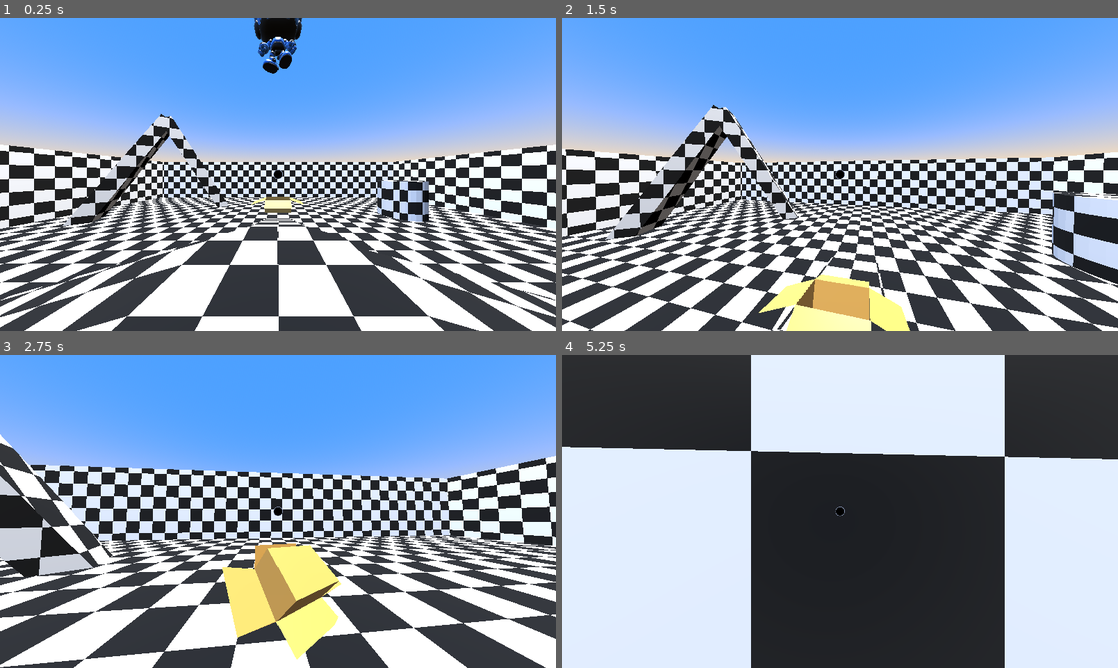
Above: before the commit, frames 1-4 (two rows, left to right).
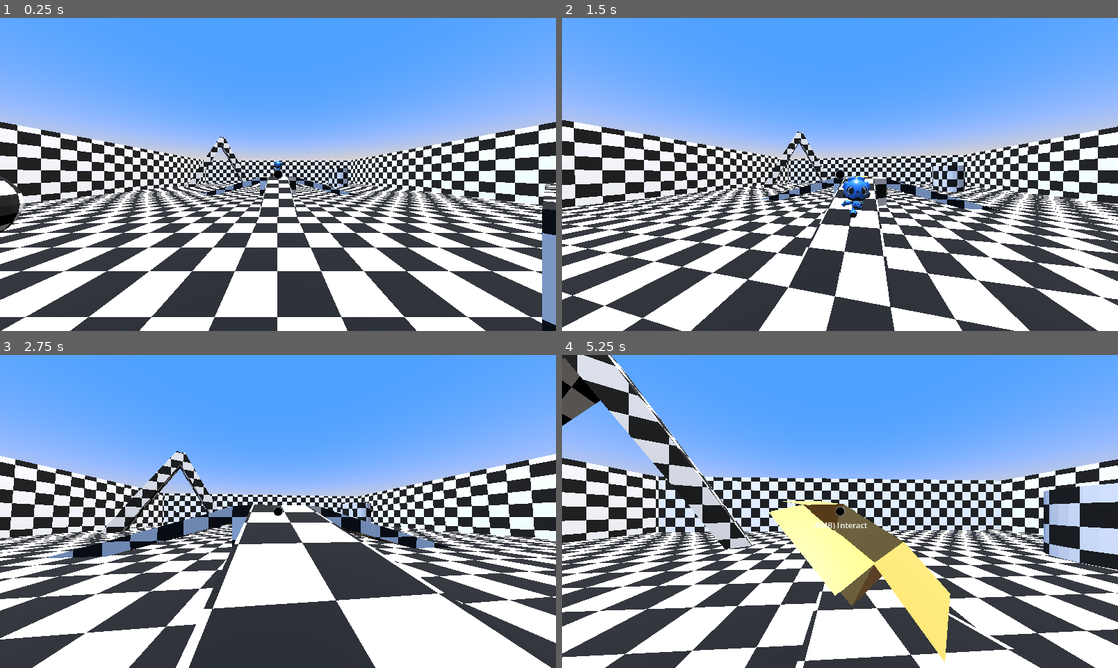
Above: after the commit, the same moments.

Repository: apet2929/brackeys-jam-16
Game: Godot game, scene res://scenes/pathing_test.tscn
Same seed, same stepped clock (60 frames per second), same inputs: the game is played once before the commit and once after it. This scene is started directly instead of the project's main scene.
Inputs (mouse positions are in pixels of both pictures, inside the frame that each line leads up to):
- Up to frame 1 (0.25 s): no input
- Up to frame 2 (1.5 s): tap Enter (ui_accept) at 0.5 s; move the mouse to (867, 174) at 0.52 s; hold Ctrl (crouch, bound only after the commit) 0.53-1.28 s; hold W (forward) from 0.53 s (still down); click (867, 174) at 0.67 s; tap Space (jump) at 0.77 s; move the mouse to (812, 174) at 1.27 s; right-click (812, 174) at 1.35 s
- Up to frame 3 (2.75 s): keep holding W (forward); tap Space (jump) at 1.52 s; tap Ctrl (crouch, bound only after the commit) at 1.55 s; move the mouse to (289, 505) at 2.02 s; hold Ctrl (crouch, bound only after the commit) from 2.03 s (still down)
- Up to frame 4 (5.25 s): keep holding W (forward); move the mouse to (834, 517) at 2.77 s; release Ctrl (crouch, bound only after the commit) at 2.78 s; tap Ctrl (crouch, bound only after the commit) at 2.85, 4.35 s; click (834, 517) at 2.92 s; tap Space (jump) at 3.02, 3.77, 4.52 s; move the mouse to (878, 514) at 3.52 s; hold Ctrl (crouch, bound only after the commit) 3.53-4.28 s; right-click (878, 514) at 3.6 s; move the mouse to (795, 508) at 4.27 s; move the mouse to (845, 511) at 5.02 s; hold Ctrl (crouch, bound only after the commit) from 5.03 s (still down); click (845, 511) at 5.17 s

The runs differ from the first frame. In frame 1, 40% of the frame differs, in the area x 0-100%, y 0-100%; in frame 2, 41%; in frame 3, 40%; in frame 4, 87%.

Commit message:
NPC chase

Diff:
--- a/assets/gobot/gobot_skin.gd
+++ b/assets/gobot/gobot_skin.gd
@@ -3,7 +3,7 @@
 signal foot_step
 
 @export var gobot_model: MeshInstance3D
-#@export var blink = true : set = set_blink
+var blink = true : set = set_blink
 @export var left_eye_mat_override: String
 @export var right_eye_mat_override: String
 @export var open_eye: CompressedTexture2D
@@ -25,11 +25,11 @@
 @onready var left_eye_mat: StandardMaterial3D = gobot_model.get(left_eye_mat_override)
 @onready var right_eye_mat: StandardMaterial3D = gobot_model.get(right_eye_mat_override)
 
-
 func _ready():
 	blink_timer.connect(
 			"timeout",
 			func():
+				print("blink eyes")
 				left_eye_mat.albedo_texture = close_eye
 				right_eye_mat.albedo_texture = close_eye
 				closed_eyes_timer.start(0.2)
@@ -38,21 +38,21 @@
 	closed_eyes_timer.connect(
 			"timeout",
 			func():
+				print("closed eyes")
 				left_eye_mat.albedo_texture = open_eye
 				right_eye_mat.albedo_texture = open_eye
 				blink_timer.start(randf_range(1.0, 8.0))
 	)
 
-
-##func set_blink(state: bool):
-	##if blink == state:
-	##	return
-	##blink = state
-	##if blink:
-	##	blink_timer.start(0.2)
-	##else:
-		#blink_timer.stop()
-	##	closed_eyes_timer.stop()
+func set_blink(state: bool):
+	if blink == state:
+		return
+	blink = state
+	if blink:
+		blink_timer.start(0.2)
+	else:
+		blink_timer.stop()
+		closed_eyes_timer.stop()
 
 
 func set_move_speed(value: float):
--- a/assets/gobot/gobot_skin.tscn
+++ b/assets/gobot/gobot_skin.tscn
@@ -2087,14 +2087,9 @@
 nodes/StateMachine/position = Vector2(0, 80)
 node_connections = [&"output", 0, &"HurtShot", &"FlipShot", 0, &"StateMachine", &"FlipShot", 1, &"Flip", &"HurtShot", 0, &"FlipShot", &"HurtShot", 1, &"Animation"]
 
-[sub_resource type="CapsuleShape3D" id="CapsuleShape3D_ydmyw"]
-radius = 0.5595703
-height = 1.6956482
-
 [node name="GobotSkin" type="Node3D" unique_id=2033172317 node_paths=PackedStringArray("gobot_model")]
 script = ExtResource("1_rwke8")
 gobot_model = NodePath("gobot/Armature/Skeleton3D/Gobot")
-blink = false
 left_eye_mat_override = "surface_material_override/1"
 right_eye_mat_override = "surface_material_override/2"
 open_eye = ExtResource("3_aysq5")
@@ -2107,14 +2102,14 @@
 bones/0/rotation = Quaternion(0.77254915, 0.10769103, -0.13622104, 0.61074907)
 bones/1/position = Vector3(-0.109875, 0.0989111, -0.0510765)
 bones/1/rotation = Quaternion(0.6793683, -0.31008515, 0.39223418, 0.5370832)
-bones/2/position = Vector3(0, 0.3494732, 0)
-bones/2/rotation = Quaternion(0.06974139, 0.020754706, -0.001451308, 0.9973482)
-bones/3/rotation = Quaternion(1, -5.8109486e-11, -7.50308e-08, 3.725919e-09)
-bones/4/rotation = Quaternion(-0.5024479, -0.1402257, -0.051339477, 0.8516145)
-bones/5/rotation = Quaternion(0.39230862, 1.0607831e-06, -1.3391105e-05, 0.91983366)
-bones/6/rotation = Quaternion(-0.22890843, 0.5406991, 0.23643968, 0.7741717)
-bones/7/rotation = Quaternion(0.5294864, -9.90264e-07, 1.8125193e-05, 0.84831846)
-bones/8/rotation = Quaternion(-0.6872175, -0.25577042, -0.6174834, 0.28465405)
+bones/2/position = Vector3(0, 0.35169485, 0)
+bones/2/rotation = Quaternion(0.06975627, 0.0022724688, -0.00015890591, 0.99756145)
+bones/3/rotation = Quaternion(1, 1.2262024e-12, -7.55077e-08, 7.4505797e-09)
+bones/4/rotation = Quaternion(-0.48914942, -0.1582608, -0.058170453, 0.85574675)
+bones/5/rotation = Quaternion(0.38700724, 1.0453317e-06, -1.3217161e-05, 0.92207676)
+bones/6/rotation = Quaternion(-0.23857446, 0.5239641, 0.22308753, 0.78662306)
+bones/7/rotation = Quaternion(0.51908314, -9.932422e-07, 1.7773198e-05, 0.8547238)
+bones/8/rotation = Quaternion(-0.71088487, -0.24441987, -0.590082, 0.29445735)
 bones/9/rotation = Quaternion(2.1693694e-07, 5.3554083e-07, -0.3950289, 0.91866875)
 bones/10/rotation = Quaternion(-0.28973204, -0.6374582, -0.21743803, 0.6800171)
 bones/11/rotation = Quaternion(0.48790604, -0.017439902, 0.008545421, 0.87268007)
@@ -2122,7 +2117,7 @@
 bones/13/rotation = Quaternion(-0.5023331, 1.5004906e-05, -2.8505408e-05, 0.86467415)
 bones/14/rotation = Quaternion(-0.3712239, -0.0019769794, 0.0058536893, 0.9285228)
 bones/15/rotation = Quaternion(-0.5023331, 1.4999904e-05, -2.8506805e-05, 0.86467415)
-bones/16/rotation = Quaternion(-0.62740916, 0.28090614, 0.6781678, 0.25988048)
+bones/16/rotation = Quaternion(-0.6003543, 0.29087344, 0.70223117, 0.248674)
 bones/17/rotation = Quaternion(2.2720293e-07, -5.847489e-07, 0.3950289, 0.91866875)
 bones/18/rotation = Quaternion(-0.28973204, 0.6374582, 0.21743803, 0.6800171)
 bones/19/rotation = Quaternion(0.48790604, 0.017439902, -0.008545411, 0.87268007)
@@ -2167,10 +2162,4 @@
 parameters/HurtShot/request = 0
 parameters/StateMachine/Move/Add2/add_amount = 1.0
 
-[node name="CharacterBody3D" type="CharacterBody3D" parent="." unique_id=1357679020]
-
-[node name="CollisionShape3D" type="CollisionShape3D" parent="CharacterBody3D" unique_id=54401917]
-transform = Transform3D(1, 0, 0, 0, 1, 0, 0, 0, 1, 0, 0.665612, 0)
-shape = SubResource("CapsuleShape3D_ydmyw")
-
 [editable path="gobot"]
--- a/project.godot
+++ b/project.godot
@@ -60,6 +60,11 @@
 "events": [Object(InputEventMouseButton,"resource_local_to_scene":false,"resource_name":"","device":-1,"window_id":0,"a …(257 unchanged characters)…
 ]
 }
+crouch={
+"deadzone": 0.2,
+"events": [Object(InputEventKey,"resource_local_to_scene":false,"resource_name":"","device":-1,"window_id":0,"alt_pressed":false,"shift_pressed":false,"ctrl_pressed":false,"meta_pressed":false,"pressed":false,"keycode":0,"physical_keycode":4194326,"key_label":0,"unicode":0,"location":0,"echo":false,"script":null)
+]
+}
 
 [physics]
 
--- /dev/null
+++ b/scenes/npc.tscn
@@ -0,0 +1,32 @@
+[gd_scene format=3 uid="uid://bovaiyxxqciui"]
+
+[ext_resource type="Script" uid="uid://c78rd5w6n7ai5" path="res://scripts/npc_movement.gd" id="1_abqhh"]
+[ext_resource type="PackedScene" uid="uid://cy36aygvs66pn" path="res://assets/gobot/gobot_skin.tscn" id="2_rv78h"]
+[ext_resource type="Script" uid="uid://cokpr7q6t46a0" path="res://scripts/npc_collisions.gd" id="3_rv78h"]
+
+[sub_resource type="CapsuleShape3D" id="CapsuleShape3D_5y2tm"]
+radius = 0.5595703
+height = 1.6956482
+
+[sub_resource type="CapsuleShape3D" id="CapsuleShape3D_ydmyw"]
+radius = 0.61035156
+height = 1.6668701
+
+[node name="npc" type="CharacterBody3D" unique_id=2075161850]
+script = ExtResource("1_abqhh")
+
+[node name="CollisionShape3D" type="CollisionShape3D" parent="." unique_id=1520646975]
+transform = Transform3D(1, 0, 0, 0, 1, 0, 0, 0, 1, 0, 0.665612, 0)
+shape = SubResource("CapsuleShape3D_5y2tm")
+
+[node name="GobotSkin2" parent="." unique_id=2033172317 instance=ExtResource("2_rv78h")]
+transform = Transform3D(-1, 0, -8.742278e-08, 0, 1, 0, 8.742278e-08, 0, -1, 0, -0.014291406, 0)
+
+[node name="NavigationAgent3D" type="NavigationAgent3D" parent="." unique_id=201853479]
+
+[node name="Area3D" type="Area3D" parent="." unique_id=620865454]
+script = ExtResource("3_rv78h")
+
+[node name="CollisionShape3D" type="CollisionShape3D" parent="Area3D" unique_id=1450279010]
+transform = Transform3D(1, 0, 0, 0, 1, 0, 0, 0, 1, 0, 0.662588, 0)
+shape = SubResource("CapsuleShape3D_ydmyw")
--- a/scenes/pathing_test.tscn
+++ b/scenes/pathing_test.tscn
@@ -2,8 +2,8 @@
 
 [ext_resource type="PackedScene" uid="uid://dxbcoagxb86wv" path="res://scenes/player.tscn" id="1_1ma6d"]
 [ext_resource type="PackedScene" uid="uid://cwj6otb0ncbxh" path="res://scenes/box.tscn" id="2_5y2tm"]
-[ext_resource type="PackedScene" uid="uid://cy36aygvs66pn" path="res://assets/gobot/gobot_skin.tscn" id="3_a0phv"]
 [ext_resource type="PackedScene" uid="uid://b50ifj6jw7wrf" path="res://scenes/test_environment.tscn" id="4_5y2tm"]
+[ext_resource type="PackedScene" uid="uid://bovaiyxxqciui" path="res://scenes/npc.tscn" id="4_a0phv"]
 
 [sub_resource type="ProceduralSkyMaterial" id="ProceduralSkyMaterial_t037b"]
 sky_top_color = Color(0.20399365, 0.42910215, 0.82656664, 1)
@@ -50,7 +50,8 @@
 size_flags_vertical = 3
 
 [node name="Player" parent="." unique_id=1432795309 instance=ExtResource("1_1ma6d")]
-transform = Transform3D(1, 0, 0, 0, 1, 0, 0, 0, 1, 0, 1.0454581, 2.7433205)
+unique_name_in_owner = true
+transform = Transform3D(1, 0, 0, 0, 1, 0, 0, 0, 1, 0, -1.8304473, 16.073414)
 
 [node name="box" parent="." unique_id=844165601 instance=ExtResource("2_5y2tm")]
 transform = Transform3D(1, 0, 0, 0, 1, 0, 0, 0, 1, 0, 0.039785147, -4.175082)
@@ -73,11 +74,11 @@
 [node name="CollisionShape3D" type="CollisionShape3D" parent="Floor" unique_id=1811273550]
 shape = SubResource("WorldBoundaryShape3D_ub0t1")
 
-[node name="GobotSkin2" parent="." unique_id=2033172317 instance=ExtResource("3_a0phv")]
-transform = Transform3D(1, 0, 0, 0, 1, 0, 0, 0, 1, 0, 3.5415072, 0)
-
 [node name="NavigationRegion3D" type="NavigationRegion3D" parent="." unique_id=1611168977]
 navigation_mesh = SubResource("NavigationMesh_810np")
 
 [node name="test_environment" parent="NavigationRegion3D" unique_id=275823156 instance=ExtResource("4_5y2tm")]
 transform = Transform3D(1, 0, 0, 0, 1, 0, 0, 0, 1, 0, -2.7025537, 0)
+
+[node name="npc" parent="." unique_id=2075161850 instance=ExtResource("4_a0phv")]
+speed = 5
--- a/scenes/player.tscn
+++ b/scenes/player.tscn
@@ -12,14 +12,16 @@
 script = ExtResource("1_3vyb7")
 
 [node name="CollisionShape3D" type="CollisionShape3D" parent="." unique_id=1129352417]
+transform = Transform3D(1, 0, 0, 0, 1, 0, 0, 0, 1, 0, 1, 0)
 shape = SubResource("CapsuleShape3D_u8vuu")
 
 [node name="MeshInstance3D" type="MeshInstance3D" parent="." unique_id=1122489772]
+transform = Transform3D(1, 0, 0, 0, 1, 0, 0, 0, 1, 0, 1, 0)
 mesh = SubResource("CapsuleMesh_3vyb7")
 
 [node name="head" type="Node3D" parent="." unique_id=134423667]
 unique_name_in_owner = true
-transform = Transform3D(1, 0, 0, 0, 1, 0, 0, 0, 1, 0, 0.590975, 0)
+transform = Transform3D(1, 0, 0, 0, 1, 0, 0, 0, 1, 0, 1.83, 0)
 script = ExtResource("2_g2els")
 
 [node name="Camera3D" type="Camera3D" parent="head" unique_id=1311345523]
@@ -78,4 +80,4 @@
 
 [node name="hand" type="Node3D" parent="." unique_id=494760550]
 unique_name_in_owner = true
-transform = Transform3D(1, 0, 0, 0, 1, 0, 0, 0, 1, 0, -0.15325016, -0.8060951)
+transform = Transform3D(1, 0, 0, 0, 1, 0, 0, 0, 1, 0, 0.85, -0.806)
--- /dev/null
+++ b/scripts/npc_collisions.gd
@@ -0,0 +1,14 @@
+extends Area3D
+@onready var npc = $".."
+
+func _ready():
+	body_entered.connect(_on_body_entered)
+	body_exited.connect(_on_body_exited)
+
+func _on_body_entered(other):
+	if other is Player:
+		npc.colliding_player = other
+
+func _on_body_exited(other):
+	if other is Player:
+		npc.colliding_player = null
--- /dev/null
+++ b/scripts/npc_movement.gd
@@ -0,0 +1,35 @@
+extends CharacterBody3D
+
+@export var acceleration = 10
+@export var speed = 2
+
+@onready var nav_agent = $NavigationAgent3D
+@onready var player = %Player
+@onready var skin = $GobotSkin2
+
+var done = false
+var colliding_player = null
+
+func _ready():
+	skin.set_move_speed(speed)
+	skin.idle()
+
+func _process(delta: float) -> void:
+	if !done:
+		# aim at player for now
+		nav_agent.target_position = player.global_position
+
+		var direction = nav_agent.get_next_path_position() - global_position
+		direction = direction.normalized()
+		velocity = velocity.lerp(direction * speed, acceleration * delta)
+
+		look_at(nav_agent.target_position)
+		rotation.x = 0
+		rotation.z = 0
+		skin.move()
+		move_and_slide()
+
+		if colliding_player != null:
+			done = true
+	else:
+		skin.victory_sign()
--- a/scripts/player.gd
+++ b/scripts/player.gd
@@ -1,4 +1,5 @@
 extends CharacterBody3D
+class_name Player
 
 const SPEED = 5.0
 const JUMP_VELOCITY = 4.5
@@ -6,6 +7,7 @@
 const PUSH_FORCE = 5
 var currently_held = null
 var currently_held_layer = 0
+var crouched = false
 
 func _physics_process(delta: float) -> void:
 	if currently_held:
@@ -63,3 +65,27 @@
 			var push_force = mass_ratio * PUSH_FORCE
 			col.apply_impulse(push_dir * velocity_diff_in_push_dir * push_force, obj.get_position() - col.global_position)
 			print("Collider: %s, push_dir: %s" % [col, push_dir])
+
+func _process(delta: float) -> void:
+	if Input.is_action_pressed("crouch"):
+		_crouch()
+	else:
+		_uncrouch()
+
+func _crouch():
+	if not crouched:
+		#Use a tween to make it smoother
+		var t := create_tween()
+		#Tween y axis of the collision shape to 0.5 in 0.1 second
+		print("crouch")
+		#t.tween_property($CollisionShape3D, "scale:y", 0.5, 0.1)
+		t.tween_property($head, "position:y", 1, 0.1)
+		crouched = true
+
+func _uncrouch():
+	if crouched:
+		var t := create_tween()
+		print("uncrouch")
+		#t.tween_property($CollisionShape3D, "scale:y", 1, 0.1)
+		t.tween_property($head, "position:y", 1.6, 0.1)
+		crouched = false
Not shown, added: scripts/npc_collisions.gd.uid
Not shown, added: scripts/npc_movement.gd.uid
Not shown, changed: assets/environment/test_environment.blend
Not shown, changed: assets/environment/test_environment.blend1
